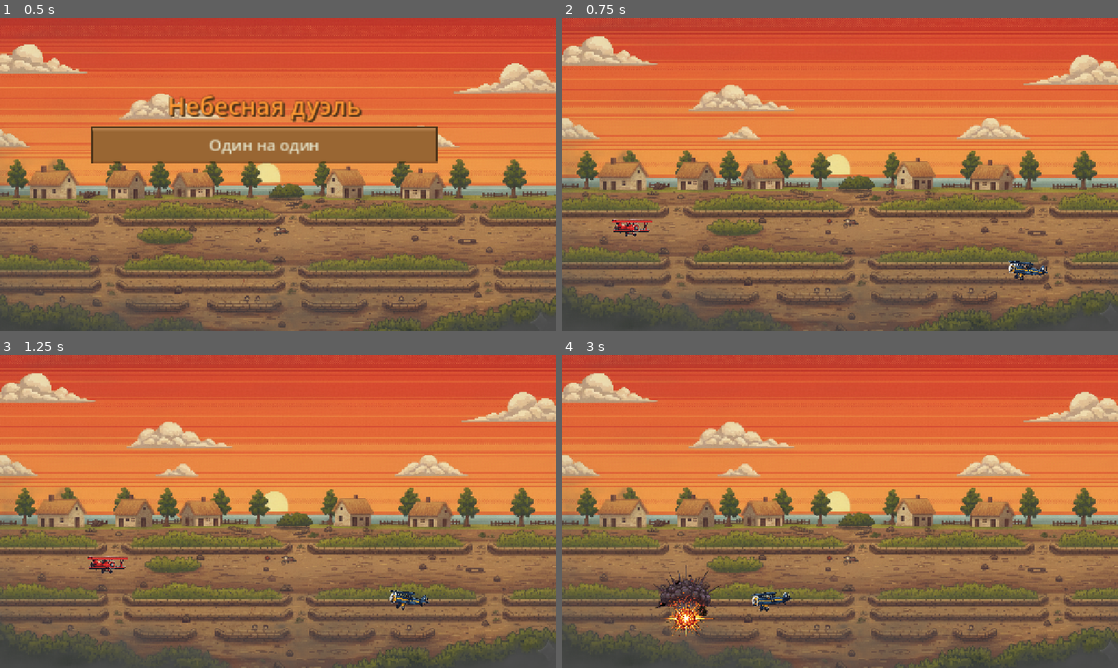
Above: before the commit, frames 1-4 (two rows, left to right).
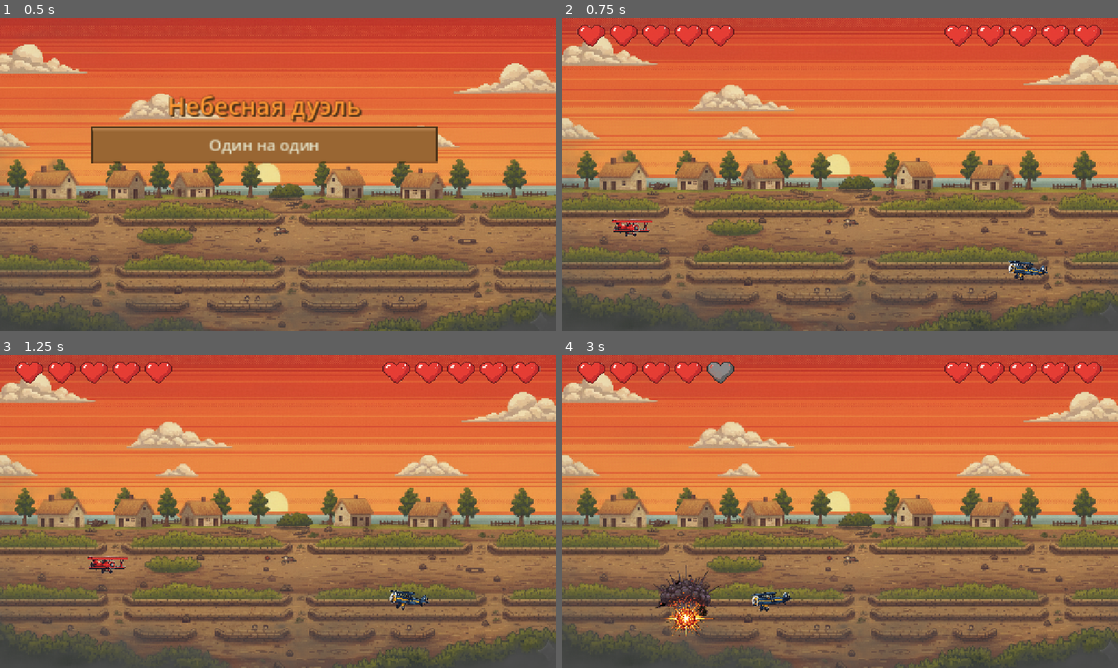
Above: after the commit, the same moments.

Repository: supervi5w4/BiplanesYG
Game: Godot game, scene res://scenes/start_menu.tscn
Same seed, same stepped clock (60 frames per second), same inputs: the game is played once before the commit and once after it.
Inputs:
- Up to frame 1 (0.5 s): no input
- Up to frame 2 (0.75 s): click "Один на один" at 0.5 s
- Up to frame 3 (1.25 s): no input
- Up to frame 4 (3 s): hold D (turn_right) 1.28-2.03 s; tap Space (shoot) at 1.35, 2.1, 2.85 s; hold S (brake) 2.03-2.78 s; hold D (turn_right) from 2.78 s (still down)

Frame 1 is identical in both runs. In frame 2, 1.7% of the frame differs, in the area x 2-98%, y 2-10%; in frame 3, 1.7%; in frame 4, 1.8%.

Commit message:
Add files via upload

Diff:
--- a/scenes/Enemy.tscn
+++ b/scenes/Enemy.tscn
@@ -10,6 +10,7 @@
 position = Vector2(1029, 102)
 scale = Vector2(-1, 1)
 script = ExtResource("1_enemy")
+max_lives = 5
 
 [node name="Sprite2D" type="Sprite2D" parent="."]
 scale = Vector2(-0.15, 0.15)
--- a/scenes/Player.tscn
+++ b/scenes/Player.tscn
@@ -9,6 +9,7 @@
 [node name="Player" type="CharacterBody2D" groups=["player"]]
 position = Vector2(349, 588)
 script = ExtResource("1_p0vlq")
+max_lives = 5
 
 [node name="Sprite2D" type="Sprite2D" parent="."]
 scale = Vector2(-0.13, 0.13)
--- a/scenes/battlefield.tscn
+++ b/scenes/battlefield.tscn
@@ -1,9 +1,12 @@
-[gd_scene load_steps=6 format=3 uid="uid://bu06vul32hsix"]
+[gd_scene load_steps=9 format=3 uid="uid://bu06vul32hsix"]
 
 [ext_resource type="Texture2D" uid="uid://w0o0refxah28" path="res://assets/sprites/bg_sky.png" id="1_d5hba"]
 [ext_resource type="PackedScene" uid="uid://bspxfuppqtatn" path="res://scenes/Player.tscn" id="2_d5hba"]
 [ext_resource type="PackedScene" uid="uid://c35rjej310t4u" path="res://scenes/Enemy.tscn" id="2_enemy"]
 [ext_resource type="Script" uid="uid://dp1vcg7qtvn6d" path="res://scripts/GroundKill.gd" id="3_j68fe"]
+[ext_resource type="Texture2D" uid="uid://ddovpsfblxggj" path="res://assets/sprites/heart_full.png" id="4_heart"]
+[ext_resource type="Script" uid="uid://dhscyelwnf6eu" path="res://scripts/HUD.gd" id="5_hud"]
+[ext_resource type="Texture2D" uid="uid://bj7ksuhq8sssm" path="res://assets/sprites/heart_empty.png" id="6_heart_empty"]
 
 [sub_resource type="RectangleShape2D" id="RectangleShape2D_d5hba"]
 
@@ -38,3 +41,100 @@
 position = Vector2(640, 706)
 scale = Vector2(1280, 5)
 shape = SubResource("RectangleShape2D_d5hba")
+
+[node name="HUD" type="CanvasLayer" parent="."]
+script = ExtResource("5_hud")
+heart_full_texture = ExtResource("4_heart")
+heart_empty_texture = ExtResource("6_heart_empty")
+
+[node name="PlayerHearts" type="HBoxContainer" parent="HUD"]
+anchors_preset = 2
+anchor_top = 1.0
+anchor_bottom = 1.0
+offset_left = 1.0000019
+offset_top = -719.0
+offset_right = 4321.0
+offset_bottom = 49.0
+grow_vertical = 0
+scale = Vector2(0.1, 0.1)
+theme_override_constants/separation = -600
+
+[node name="Heart1" type="TextureRect" parent="HUD/PlayerHearts"]
+custom_minimum_size = Vector2(32, 32)
+layout_mode = 2
+texture = ExtResource("4_heart")
+
+[node name="Heart2" type="TextureRect" parent="HUD/PlayerHearts"]
+custom_minimum_size = Vector2(32, 32)
+layout_mode = 2
+texture = ExtResource("4_heart")
+
+[node name="Heart3" type="TextureRect" parent="HUD/PlayerHearts"]
+custom_minimum_size = Vector2(32, 32)
+layout_mode = 2
+texture = ExtResource("4_heart")
+
+[node name="Heart4" type="TextureRect" parent="HUD/PlayerHearts"]
+custom_minimum_size = Vector2(32, 32)
+layout_mode = 2
+texture = ExtResource("4_heart")
+
+[node name="Heart5" type="TextureRect" parent="HUD/PlayerHearts"]
+custom_minimum_size = Vector2(32, 32)
+layout_mode = 2
+texture = ExtResource("4_heart")
+
+[node name="EnemyHearts" type="HBoxContainer" parent="HUD"]
+anchors_preset = 3
+anchor_left = 1.0
+anchor_top = 1.0
+anchor_right = 1.0
+anchor_bottom = 1.0
+offset_left = -433.00024
+offset_top = -719.0
+offset_right = 3887.0
+offset_bottom = 49.0
+grow_horizontal = 0
+grow_vertical = 0
+scale = Vector2(0.1, 0.1)
+theme_override_constants/separation = -600
+
+[node name="Heart1" type="TextureRect" parent="HUD/EnemyHearts"]
+custom_minimum_size = Vector2(32, 32)
+layout_mode = 2
+texture = ExtResource("4_heart")
+
+[node name="Heart2" type="TextureRect" parent="HUD/EnemyHearts"]
+custom_minimum_size = Vector2(32, 32)
+layout_mode = 2
+texture = ExtResource("4_heart")
+
+[node name="Heart3" type="TextureRect" parent="HUD/EnemyHearts"]
+custom_minimum_size = Vector2(32, 32)
+layout_mode = 2
+texture = ExtResource("4_heart")
+
+[node name="Heart4" type="TextureRect" parent="HUD/EnemyHearts"]
+custom_minimum_size = Vector2(32, 32)
+layout_mode = 2
+texture = ExtResource("4_heart")
+
+[node name="Heart5" type="TextureRect" parent="HUD/EnemyHearts"]
+custom_minimum_size = Vector2(32, 32)
+layout_mode = 2
+texture = ExtResource("4_heart")
+
+[node name="GameStatusLabel" type="Label" parent="HUD"]
+anchors_preset = 8
+anchor_left = 0.5
+anchor_top = 0.5
+anchor_right = 0.5
+anchor_bottom = 0.5
+offset_left = -100.0
+offset_top = -25.0
+offset_right = 100.0
+offset_bottom = 25.0
+grow_horizontal = 2
+grow_vertical = 2
+horizontal_alignment = 1
+vertical_alignment = 1
--- a/scripts/Enemy.gd
+++ b/scripts/Enemy.gd
@@ -44,6 +44,10 @@
 @export var ground_kill_group: String = "GroundKill"
 @export var ground_kill_name: String = "GroundKill"
 
+# === ЖИЗНИ ===
+@export var max_lives: int = 5
+var lives: int
+
 # === СОСТОЯНИЕ (как у игрока) ===
 var speed: float = 0.0
 var altitude: float = 0.0
@@ -74,6 +78,9 @@
 	speed = max_speed * 0.6  # Увеличиваем начальную скорость для поддержания высоты
 	hp = 10
 
+	# Инициализируем жизни
+	lives = max_lives
+
 	# Устанавливаем правильную начальную позицию
 	var ground_y: float = 706.0  # Y-координата земли (GroundKill)
 	var initial_y: float = ground_y - start_altitude
@@ -83,6 +90,11 @@
 	var explosion_path = "res://scenes/Explosion.tscn"
 	if ResourceLoader.exists(explosion_path):
 		explosion_scene = load(explosion_path)
+
+	# Уведомляем HUD о начальном количестве жизней
+	var hud = get_tree().current_scene.get_node_or_null("HUD")
+	if hud:
+		hud.update_enemy_lives(lives)
 
 	# Ищем игрока при создании
 	_find_player()
@@ -331,6 +343,58 @@
 
 	print("Enemy _explode called at position: ", hit_pos, " current position: ", global_position)
 
+	# Уменьшаем жизни
+	lives -= 1
+
+	# Уведомляем HUD о изменении жизней
+	var hud = get_tree().current_scene.get_node_or_null("HUD")
+	if hud:
+		hud.update_enemy_lives(lives)
+
+	# Проверяем, не закончились ли жизни
+	if lives <= 0:
+		# Игра окончена - отключаем респавн и вызываем GameState.end_game()
+		respawn_enabled = false
+		GameState.end_game()
+
+		# Отключаем коллайдер
+		var collision_shape = get_node_or_null("CollisionShape2D")
+		if collision_shape:
+			collision_shape.call_deferred("set_disabled", true)
+
+		# Создаем взрыв
+		if explosion_scene:
+			var ex: Node2D = explosion_scene.instantiate() as Node2D
+			if ex:
+				ex.global_position = hit_pos
+				get_tree().current_scene.add_child(ex)
+
+		# Устанавливаем состояние смерти
+		is_alive = false
+		visible = false
+		set_physics_process(false)
+		can_shoot = false
+
+		# Останавливаем движение
+		speed = 0.0
+		v_alt = 0.0
+		altitude = 0.0
+		is_grounded = true
+		velocity = Vector2.ZERO
+
+		# Очищаем цели
+		target_player = null
+		remove_from_group("enemy")
+
+		print("Enemy defeated, removing from scene")
+
+		# Удаляем врага без респавна
+		queue_free()
+		return
+
+	# Если жизни остались, продолжаем с обычной логикой респавна
+	respawn_enabled = true
+
 	# Отключаем коллайдер
 	var collision_shape = get_node_or_null("CollisionShape2D")
 	if collision_shape:
@@ -362,12 +426,9 @@
 
 	print("Enemy exploded, respawn in ", respawn_delay, " seconds")
 
-	# Респавн или удаление
-	if respawn_enabled:
-		await get_tree().create_timer(respawn_delay).timeout
-		_respawn()
-	else:
-		queue_free()
+	# Респавн
+	await get_tree().create_timer(respawn_delay).timeout
+	_respawn()
 
 func _respawn() -> void:
 	# Сразу устанавливаем неуязвимость для защиты от пуль
--- /dev/null
+++ b/scripts/HUD.gd
@@ -0,0 +1,132 @@
+extends CanvasLayer
+
+# Экспортируемые переменные
+@export var max_lives: int = 5
+@export var heart_full_texture: Texture2D
+@export var heart_empty_texture: Texture2D
+
+# Ссылки на узлы HUD
+@onready var player_hearts_container: HBoxContainer = $PlayerHearts
+@onready var enemy_hearts_container: HBoxContainer = $EnemyHearts
+@onready var game_status_label: Label = $GameStatusLabel
+
+# Массивы для хранения ссылок на TextureRect узлы сердец
+var player_hearts: Array[TextureRect] = []
+var enemy_hearts: Array[TextureRect] = []
+
+# Текущие значения жизней
+var player_lives: int = 0
+var enemy_lives: int = 0
+
+# Флаг для предотвращения множественных срабатываний
+var game_ended: bool = false
+
+# Таймер для задержки перед переходом в меню
+var end_timer: SceneTreeTimer
+
+func _ready():
+	# Инициализация массивов сердец
+	initialize_hearts()
+
+	# Установка начальных значений жизней
+	update_player_lives(max_lives)
+	update_enemy_lives(max_lives)
+
+	# Обновление отображения сердец
+	_update_hearts()
+
+func initialize_hearts():
+	"""Инициализирует массивы сердец из дочерних узлов"""
+	# Получаем все TextureRect узлы из контейнеров сердец
+	for child in player_hearts_container.get_children():
+		if child is TextureRect:
+			player_hearts.append(child)
+
+	for child in enemy_hearts_container.get_children():
+		if child is TextureRect:
+			enemy_hearts.append(child)
+
+func _update_hearts():
+	"""Обновляет отображение всех сердец на основе текущих значений жизней"""
+	# Обновляем сердца игрока
+	for i in range(player_hearts.size()):
+		if i < player_lives:
+			player_hearts[i].texture = heart_full_texture
+		else:
+			player_hearts[i].texture = heart_empty_texture
+
+	# Обновляем сердца врага
+	for i in range(enemy_hearts.size()):
+		if i < enemy_lives:
+			enemy_hearts[i].texture = heart_full_texture
+		else:
+			enemy_hearts[i].texture = heart_empty_texture
+
+func update_player_lives(new_lives: int):
+	"""Обновляет количество жизней игрока"""
+	player_lives = clamp(new_lives, 0, max_lives)
+	_update_hearts()
+
+	# Проверяем, не закончилась ли игра
+	if player_lives <= 0 and not game_ended:
+		_trigger_game_end("Поражение")
+
+func update_enemy_lives(new_lives: int):
+	"""Обновляет количество жизней врага"""
+	enemy_lives = clamp(new_lives, 0, max_lives)
+	_update_hearts()
+
+	# Проверяем, не закончилась ли игра
+	if enemy_lives <= 0 and not game_ended:
+		_trigger_game_end("Победа")
+
+func _trigger_game_end(result_text: String):
+	"""Запускает процесс завершения игры"""
+	if game_ended:
+		return
+
+	game_ended = true
+
+	# Показываем результат
+	show_result(result_text)
+
+	# Создаем таймер для задержки перед переходом в меню
+	end_timer = get_tree().create_timer(5.0)
+	end_timer.timeout.connect(_return_to_menu)
+
+func _return_to_menu():
+	"""Переходит в главное меню"""
+	get_tree().change_scene_to_file("res://scenes/start_menu.tscn")
+
+func show_result(text: String):
+	"""Показывает результат игры (может быть вызван извне)"""
+	game_status_label.text = text
+	game_status_label.visible = true
+
+	# Если это внешний вызов, также запускаем таймер
+	if not game_ended:
+		game_ended = true
+		end_timer = get_tree().create_timer(5.0)
+		end_timer.timeout.connect(_return_to_menu)
+
+func hide_result():
+	"""Скрывает результат игры"""
+	game_status_label.visible = false
+
+func reset_game():
+	"""Сбрасывает состояние игры"""
+	game_ended = false
+	player_lives = max_lives
+	enemy_lives = max_lives
+	_update_hearts()
+	hide_result()
+
+	# Отменяем активный таймер, если он есть
+	if end_timer and end_timer.time_left > 0:
+		end_timer.time_left = 0
+
+func _exit_tree():
+	"""Очистка при удалении узла"""
+	# Отменяем активный таймер
+	if end_timer and end_timer.time_left > 0:
+		end_timer.time_left = 0
--- a/scripts/Player.gd
+++ b/scripts/Player.gd
@@ -39,6 +39,10 @@
 @export var ground_kill_group: String = "GroundKill"
 @export var ground_kill_name: String = "GroundKill"
 
+# === ЖИЗНИ ===
+@export var max_lives: int = 5
+var lives: int
+
 # === СОСТОЯНИЕ ===
 var speed: float = 0.0
 var hp: int = 10
@@ -70,8 +74,16 @@
 	speed = max_speed * 0.5  # Стартовая скорость при запуске игры
 	hp = 10  # Инициализируем HP при создании
 
+	# Инициализируем жизни
+	lives = max_lives
+
 	# Загружаем сцену взрыва
 	explosion_scene = load("res://scenes/Explosion.tscn")
+
+	# Уведомляем HUD о начальном количестве жизней
+	var hud = get_tree().current_scene.get_node_or_null("HUD")
+	if hud:
+		hud.update_player_lives(lives)
 
 func _physics_process(delta: float) -> void:
 	if not is_alive:
@@ -181,6 +193,45 @@
 	if not is_alive:
 		return
 
+	# Уменьшаем жизни
+	lives -= 1
+
+	# Уведомляем HUD о изменении жизней
+	var hud = get_tree().current_scene.get_node_or_null("HUD")
+	if hud:
+		hud.update_player_lives(lives)
+
+	# Проверяем, не закончились ли жизни
+	if lives <= 0:
+		# Игра окончена - вызываем GameState.end_game()
+		GameState.end_game()
+
+		# СРАЗУ отключаем коллайдер, чтобы мертвый игрок не создавал невидимую стену
+		var collision_shape = get_node_or_null("CollisionShape2D")
+		if collision_shape:
+			collision_shape.call_deferred("set_disabled", true)
+
+		if explosion_scene:
+			var ex: Node2D = explosion_scene.instantiate() as Node2D
+			ex.global_position = hit_pos
+			get_tree().current_scene.add_child(ex)
+
+		is_alive = false
+		visible = false
+		set_physics_process(false)
+		can_shoot = false
+
+		speed = 0.0
+		v_alt = 0.0
+		altitude = 0.0
+		is_grounded = true
+		velocity = Vector2.ZERO  # Полностью останавливаем движение
+
+		# Удаляем игрока без респавна
+		queue_free()
+		return
+
+	# Если жизни остались, продолжаем с обычной логикой респавна
 	# СРАЗУ отключаем коллайдер, чтобы мертвый игрок не создавал невидимую стену
 	var collision_shape = get_node_or_null("CollisionShape2D")
 	if collision_shape:
Not shown, added: scripts/HUD.gd.uid
